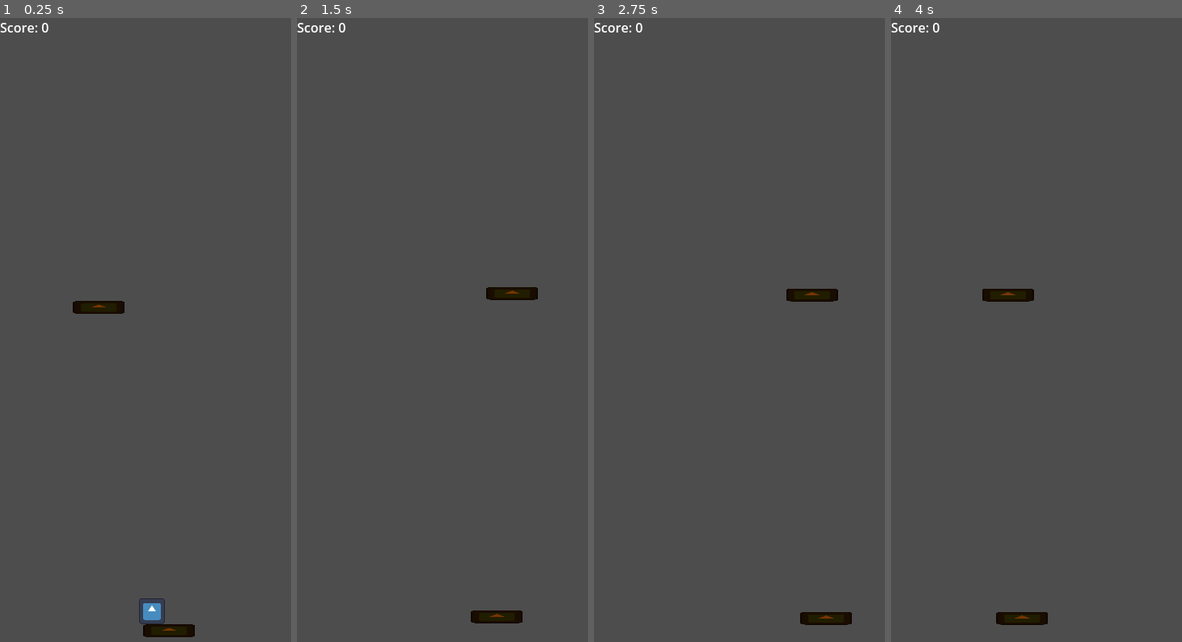
Above: before the commit, frames 1-4 (left to right).
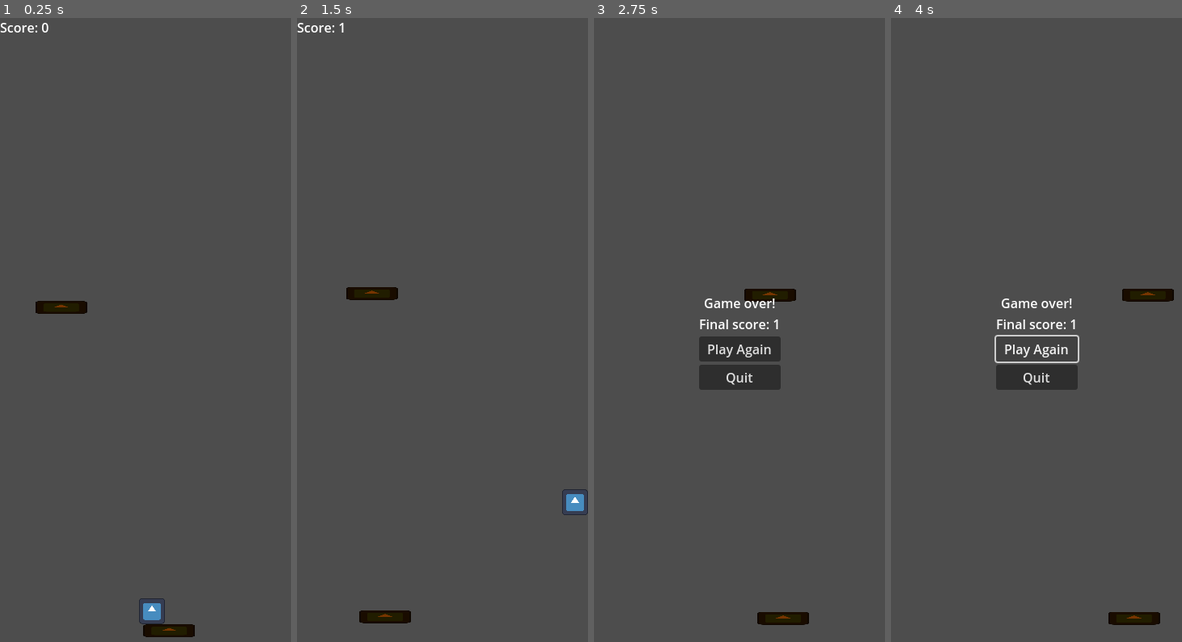
Above: after the commit, the same moments.

Repository: ElPresidentePoole/godot-jumper
Game: Godot game, scene res://world.tscn
Same seed, same stepped clock (60 frames per second), same inputs: the game is played once before the commit and once after it. The engine's default icon, where the game draws it, is replaced by a stand-in: a white triangle on a blue panel in a dark square.
Inputs (mouse positions are in pixels of both pictures, inside the frame that each line leads up to):
- Up to frame 1 (0.25 s): no input
- Up to frame 2 (1.5 s): tap Enter (ui_accept) at 0.5, 0.6, 0.77, 1.07, 1.35 s; hold Right (ui_right) from 0.53 s (still down)
- Up to frame 3 (2.75 s): tap Enter (ui_accept) at 1.52, 1.82, 2.1 s; release Right (ui_right) at 2.03 s; hold Left (ui_left) from 2.03 s (still down)
- Up to frame 4 (4 s): release Left (ui_left) at 2.75 s; click (1036, 348) at 2.75 s, where only the run after the commit has a clickable "Play Again"; click (1036, 348) at 3.5 s, where only the run after the commit has a clickable "Play Again"

The runs differ from the first frame. In frame 1, 0.5% of the frame differs, in the area x 12-43%, y 45-48%; in frame 2, 1.7%; in frame 3, 3.9%, in the area x 0-89%, y 0-98%; in frame 4, 3.4%.

Commit message:
game over screen, score counting

Diff:
--- a/movingplatform.gd
+++ b/movingplatform.gd
@@ -4,6 +4,7 @@
 const MAX_X = 328
 var moving_speed = 100
 var moving_right = true
+var score_counted = false
 
 # Called when the node enters the scene tree for the first time.
 func _ready():
--- a/movingplatform.tscn
+++ b/movingplatform.tscn
@@ -6,7 +6,8 @@
 [sub_resource type="RectangleShape2D" id="RectangleShape2D_o1o2g"]
 size = Vector2(64, 16)
 
-[node name="MovingPlatform" type="AnimatableBody2D"]
+[node name="MovingPlatform" type="AnimatableBody2D" groups=["platform"]]
+collision_mask = 0
 script = ExtResource("1_lleei")
 
 [node name="CollisionShape2D" type="CollisionShape2D" parent="."]
--- a/player.gd
+++ b/player.gd
@@ -3,10 +3,15 @@
 const SPEED = 300.0
 const JUMP_VELOCITY = -1000.0
 
-signal landed_on_platform(new_y, new_score)
+#signal landed_on_platform(new_y, new_score)
+signal jumped()
+signal game_over()
+signal score_increased(new_score)
 var sent_landed_signal = false
 var last_platform_y
 var score = 0
+var alive = true
+var platforms_landed_on = []
 
 # Get the gravity from the project settings to be synced with RigidBody nodes.
 var gravity = ProjectSettings.get_setting("physics/2d/default_gravity")
@@ -14,16 +19,15 @@
 
 func _physics_process(delta):
 	# Add the gravity.
-	if is_on_floor():
-		if not sent_landed_signal:
-			sent_landed_signal = true
-			emit_signal('landed_on_platform', position.y, score)
-	else:
+	if not alive:
+		return
+	if not is_on_floor():
 		velocity.y += gravity * delta
 
 	# Handle Jump.
 	if Input.is_action_just_pressed("ui_accept") and is_on_floor():
 		velocity.y = JUMP_VELOCITY
+		emit_signal('jumped')
 		sent_landed_signal = false
 
 	# Get the input direction and handle the movement/deceleration.
@@ -35,3 +39,15 @@
 		velocity.x = move_toward(velocity.x, 0, SPEED)
 
 	move_and_slide()
+
+	var collisions = get_slide_collision_count()
+	for c_idx in range(collisions):
+		var collider = get_slide_collision(c_idx).get_collider()
+		if collider.is_in_group('platform') and not collider in platforms_landed_on:
+			platforms_landed_on.append(collider)
+			score += 1
+			emit_signal('score_increased', score)
+
+func _on_killbox_body_entered(body):
+	alive = false
+	emit_signal('game_over')
--- a/player.tscn
+++ b/player.tscn
@@ -7,6 +7,8 @@
 size = Vector2(32, 32)
 
 [node name="Player" type="CharacterBody2D"]
+collision_layer = 4
+collision_mask = 3
 script = ExtResource("1_j4uw8")
 
 [node name="Sprite2D" type="Sprite2D" parent="."]
--- a/project.godot
+++ b/project.godot
@@ -20,3 +20,9 @@
 window/size/viewport_width=360
 window/size/viewport_height=800
 window/handheld/orientation=1
+
+[layer_names]
+
+2d_physics/layer_1="platform"
+2d_physics/layer_2="killbox"
+2d_physics/layer_3="player"
--- a/world.gd
+++ b/world.gd
@@ -5,6 +5,9 @@
 @onready var player = $Player
 @onready var platforms = $Platforms
 @onready var first_platform = $Platforms/FirstPlatform
+@onready var score_label = $CanvasLayer/ScoreLabel
+@onready var game_over_container = $CanvasLayer/GameOverContainer
+@onready var game_over_score = $CanvasLayer/GameOverContainer/VBoxContainer/Label
 
 const SPACE_BETWEEN_PLATFORMS = 400
 
@@ -15,6 +18,7 @@
 		var i = PlatformScene.instantiate()
 		i.position.y = -y * SPACE_BETWEEN_PLATFORMS + starting_y
 		i.position.x = randi_range(60, 200)
+		i.moving_right = randi() % 2 == 0 # 50/50
 		platforms.add_child(i)
 
 # Called every frame. 'delta' is the elapsed time since the previous frame.
@@ -23,3 +27,14 @@
 
 func _physics_process(delta):
 	pass
+
+func _on_player_game_over():
+	game_over_container.visible = true
+	score_label.visible = false
+
+func _on_player_score_increased(new_score):
+	score_label.text = "Score: %s" % [new_score]
+	game_over_score.text = "Game over!\nFinal score: %s" % [new_score]
+
+func _on_quit_button_pressed():
+	get_tree().quit()
--- a/world.tscn
+++ b/world.tscn
@@ -1,9 +1,15 @@
-[gd_scene load_steps=5 format=3 uid="uid://bmxfc62h16xar"]
+[gd_scene load_steps=7 format=3 uid="uid://bmxfc62h16xar"]
 
 [ext_resource type="Script" path="res://world.gd" id="1_8go7g"]
 [ext_resource type="Script" path="res://GameCamera.gd" id="1_atcv1"]
 [ext_resource type="PackedScene" uid="uid://b1oxnqd531xom" path="res://player.tscn" id="1_cybwt"]
 [ext_resource type="PackedScene" uid="uid://di18t5mkufyqj" path="res://movingplatform.tscn" id="4_wrnd3"]
+
+[sub_resource type="RectangleShape2D" id="RectangleShape2D_cy7d1"]
+size = Vector2(360, 20)
+
+[sub_resource type="RectangleShape2D" id="RectangleShape2D_i7yr7"]
+size = Vector2(20, 1000)
 
 [node name="World" type="Node2D"]
 script = ExtResource("1_8go7g")
@@ -12,6 +18,25 @@
 position = Vector2(180, 0)
 offset = Vector2(0, 400)
 script = ExtResource("1_atcv1")
+
+[node name="Killbox" type="Area2D" parent="GameCamera"]
+position = Vector2(0, 850)
+collision_layer = 2
+collision_mask = 4
+
+[node name="CollisionShape2D" type="CollisionShape2D" parent="GameCamera/Killbox"]
+shape = SubResource("RectangleShape2D_cy7d1")
+
+[node name="Boundary" type="StaticBody2D" parent="GameCamera"]
+collision_mask = 5
+
+[node name="CollisionShape2D" type="CollisionShape2D" parent="GameCamera/Boundary"]
+position = Vector2(-190, 400)
+shape = SubResource("RectangleShape2D_i7yr7")
+
+[node name="CollisionShape2D2" type="CollisionShape2D" parent="GameCamera/Boundary"]
+position = Vector2(190, 400)
+shape = SubResource("RectangleShape2D_i7yr7")
 
 [node name="Player" parent="." instance=ExtResource("1_cybwt")]
 position = Vector2(188, 701)
@@ -27,3 +52,41 @@
 offset_right = 40.0
 offset_bottom = 23.0
 text = "Score: 0"
+
+[node name="GameOverContainer" type="CenterContainer" parent="CanvasLayer"]
+visible = false
+anchors_preset = 8
+anchor_left = 0.5
+anchor_top = 0.5
+anchor_right = 0.5
+anchor_bottom = 0.5
+offset_left = -20.0
+offset_top = -20.0
+offset_right = 20.0
+offset_bottom = 20.0
+grow_horizontal = 2
+grow_vertical = 2
+size_flags_horizontal = 4
+size_flags_vertical = 4
+
+[node name="VBoxContainer" type="VBoxContainer" parent="CanvasLayer/GameOverContainer"]
+layout_mode = 2
+
+[node name="Label" type="Label" parent="CanvasLayer/GameOverContainer/VBoxContainer"]
+layout_mode = 2
+text = "Game over!
+Final score: ???"
+horizontal_alignment = 1
+
+[node name="PlayAgainButton" type="Button" parent="CanvasLayer/GameOverContainer/VBoxContainer"]
+layout_mode = 2
+text = "Play Again"
+
+[node name="QuitButton" type="Button" parent="CanvasLayer/GameOverContainer/VBoxContainer"]
+layout_mode = 2
+text = "Quit"
+
+[connection signal="body_entered" from="GameCamera/Killbox" to="Player" method="_on_killbox_body_entered"]
+[connection signal="game_over" from="Player" to="." method="_on_player_game_over"]
+[connection signal="score_increased" from="Player" to="." method="_on_player_score_increased"]
+[connection signal="pressed" from="CanvasLayer/GameOverContainer/VBoxContainer/QuitButton" to="." method="_on_quit_button_pressed"]
Not shown, changed: README.md
